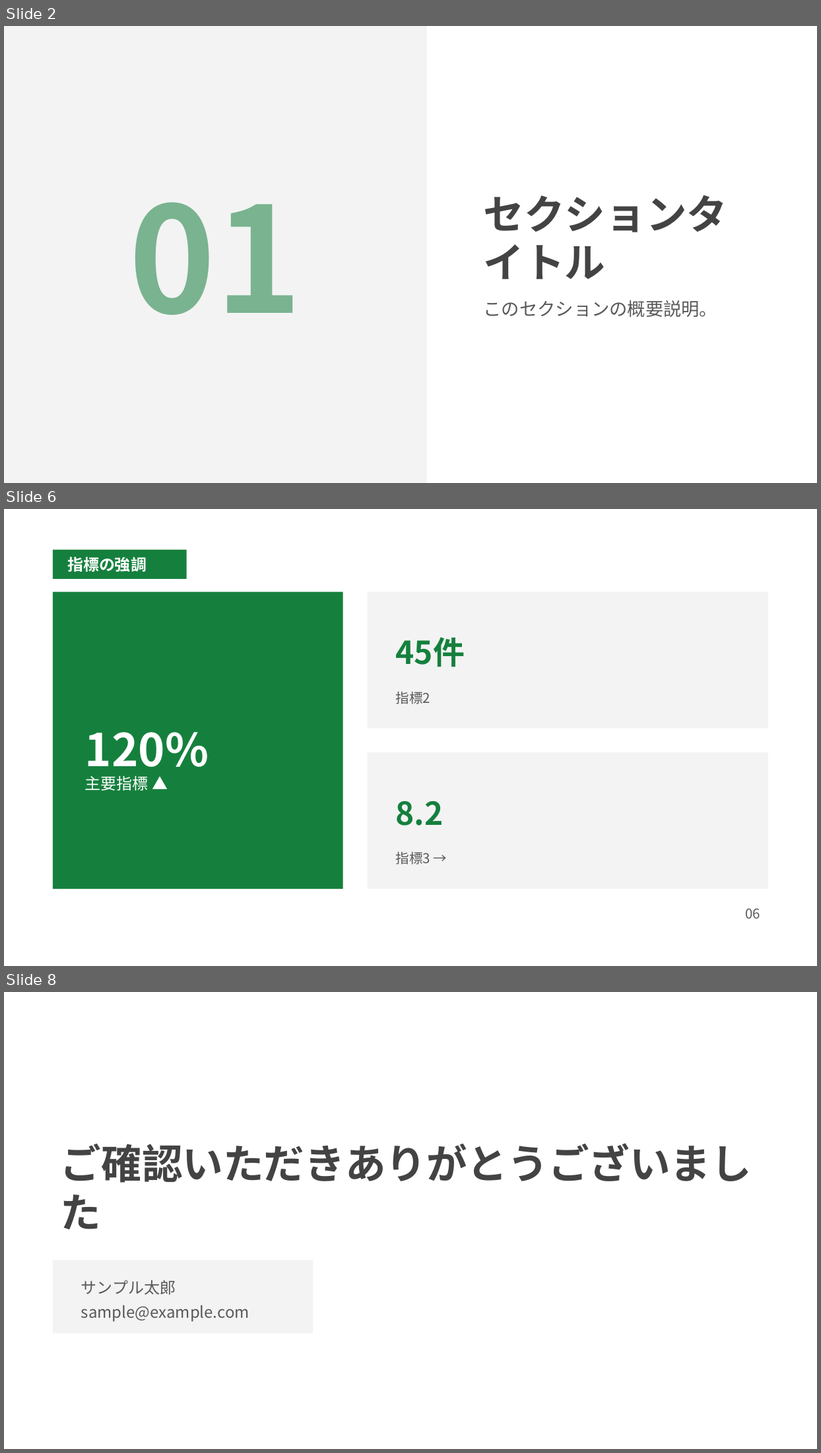
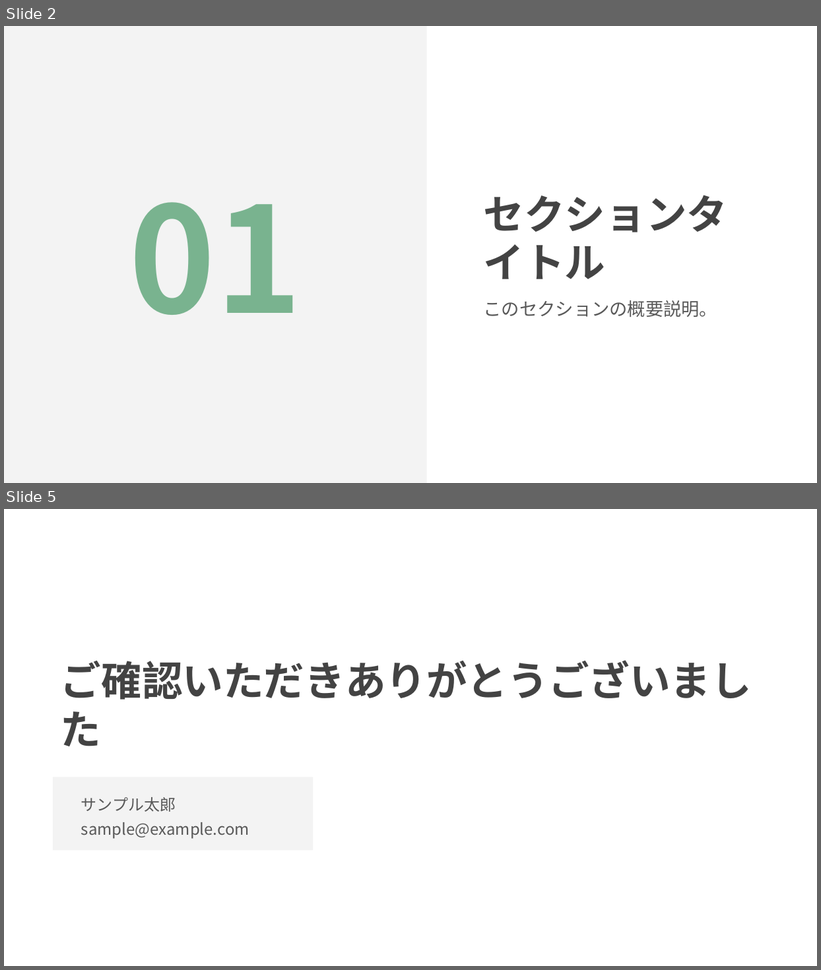
Before and after one commit to penta-air/pptx-origin, a slide deck: design-system/default/preview.pptx. Shown one above the other, each under a label of ours: slides 2, 6 and 8 before the commit, slides 2 and 5 after it; the slides between them are not shown. The pictures are 821x1453 and 821x970 pixels, drawn with LibreOffice and Linux fonts; fonts in the diff are those of the drawing. Boxes give left, top, right and bottom in pixels: in the first picture for what was removed or moved away, otherwise in the second. Text is boxed around its words. In the diff, an @@ line names an element or a change of style, - is before the commit and + after.

```diff
--- a/design-system/default/preview.pptx
+++ b/design-system/default/preview.pptx
@@ slide 6 removed at bbox=[4, 509, 817, 966], background #FFFFFF @@
@@ rectangle removed at bbox=[53, 550, 187, 579] @@
@@ text removed at bbox=[67, 557, 147, 572] @@
-指標の強調
@@ rectangle removed at bbox=[53, 592, 343, 889] @@
@@ rectangle removed at bbox=[368, 592, 768, 729] @@
@@ text removed at bbox=[396, 637, 465, 667] @@
-45件
@@ text removed at bbox=[396, 692, 430, 704] @@
-指標2
@@ text removed at bbox=[85, 732, 209, 778] @@
-120%
@@ rectangle removed at bbox=[368, 753, 768, 890] @@
@@ text removed at bbox=[85, 776, 149, 791] @@
-主要指標 ▲
@@ text removed at bbox=[396, 801, 444, 826] @@
-8.2
@@ text removed at bbox=[396, 852, 430, 865] @@
-指標3 →
@@ text removed at bbox=[745, 908, 760, 919] @@
-06
@@ what was slide 8 is now slide 5 @@
```
Also in this commit, not shown: 2 slides changed, 2 other slides removed, 13 other files.
